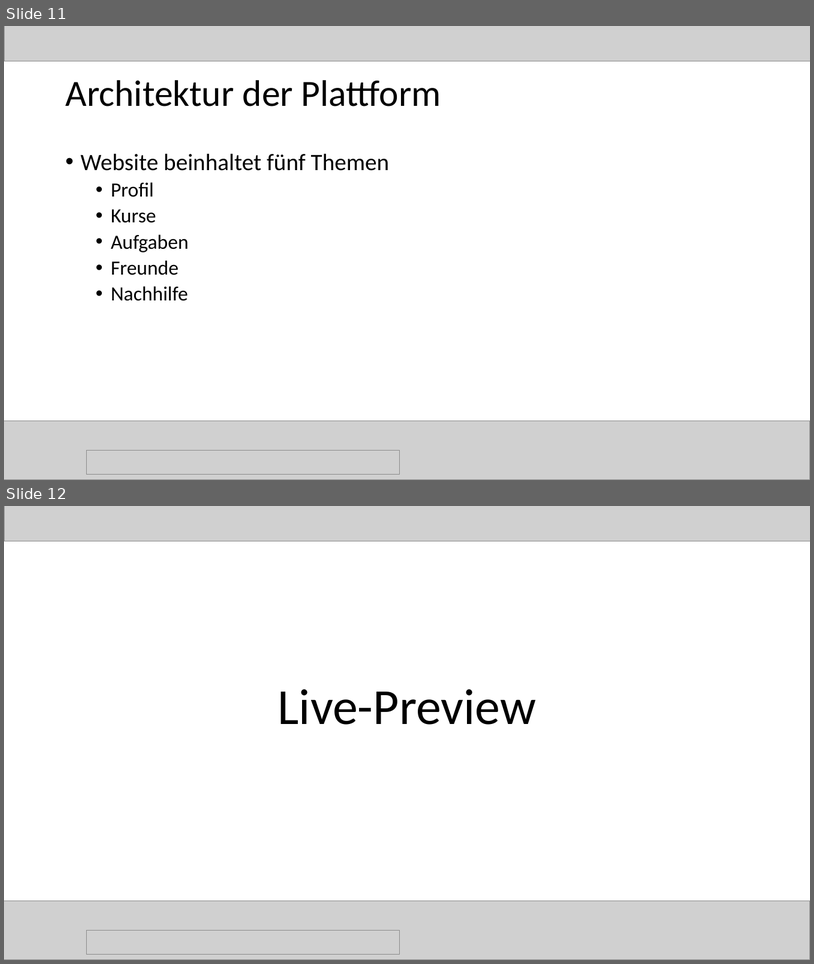
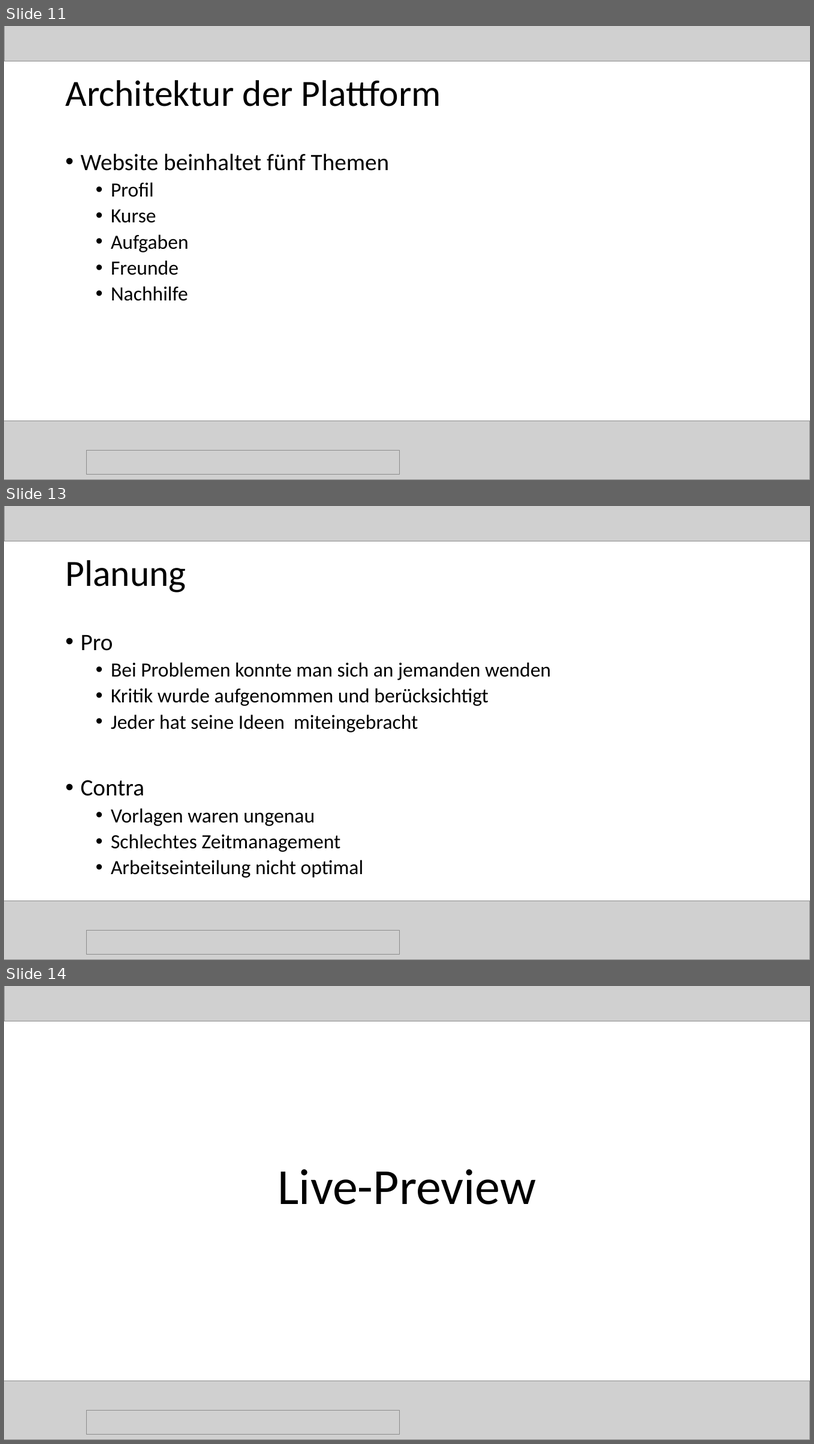
Before and after one commit to magharmi/StudentenFuerStudenten, a slide deck: Power Point/final.pptx. Shown one above the other, each under a label of ours: slides 11 and 12 before the commit, slides 11, 13 and 14 after it; the slides between them are not shown. The pictures are 814x964 and 814x1444 pixels, drawn with LibreOffice and Linux fonts; fonts in the diff are those of the drawing; grey boxes stand for pictures. Boxes give left, top, right and bottom in pixels: in the first picture for what was removed or moved away, otherwise in the second. Text is boxed around its words. In the diff, an @@ line names an element or a change of style, - is before the commit and + after.

Commit message:
pp

```diff
--- a/Power Point/final.pptx
+++ b/Power Point/final.pptx
@@ slide 13 added at [4,506,810,960], background #FFFFFF @@
@@ picture added at [4,506,810,541] @@
@@ title added at [65,560,186,592], 44 pt, text #000000 @@
+Planung
@@ text added at [81,635,551,877], 24 pt, text #000000 @@
+• Pro
+  • Bei Problemen konnte man sich an jemanden wenden
+  • Kritik wurde aufgenommen und berücksichtigt
+  • Jeder hat seine Ideen miteingebracht
+• Contra
+  • Vorlagen waren ungenau
+  • Schlechtes Zeitmanagement
+  • Arbeitseinteilung nicht optimal
@@ picture added at [4,900,810,960] @@
@@ picture added at [86,930,399,954] @@
@@ what was slide 12 is now slide 14 @@
```
Also in this commit, not shown: 1 other slide added.
